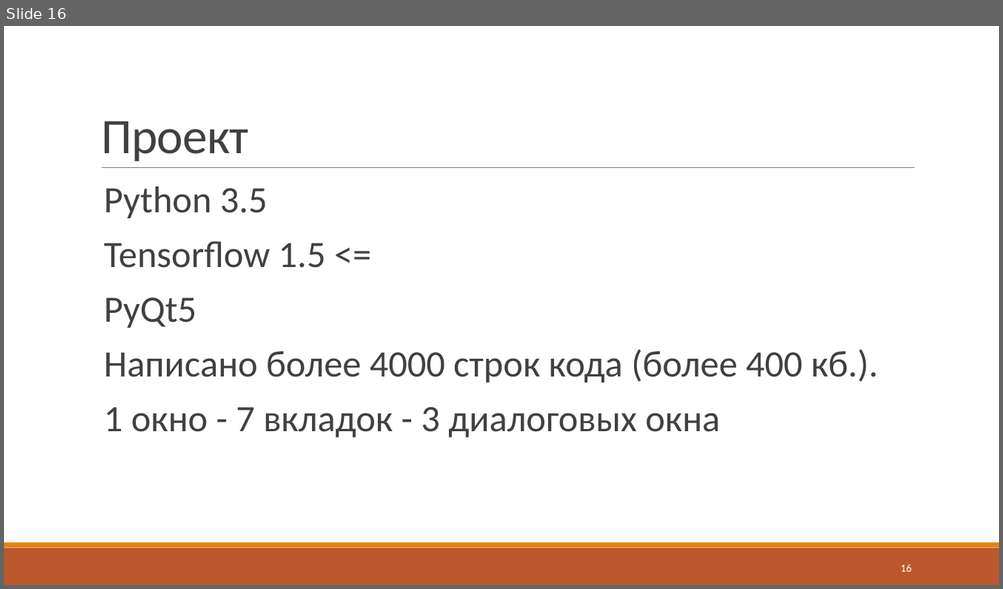
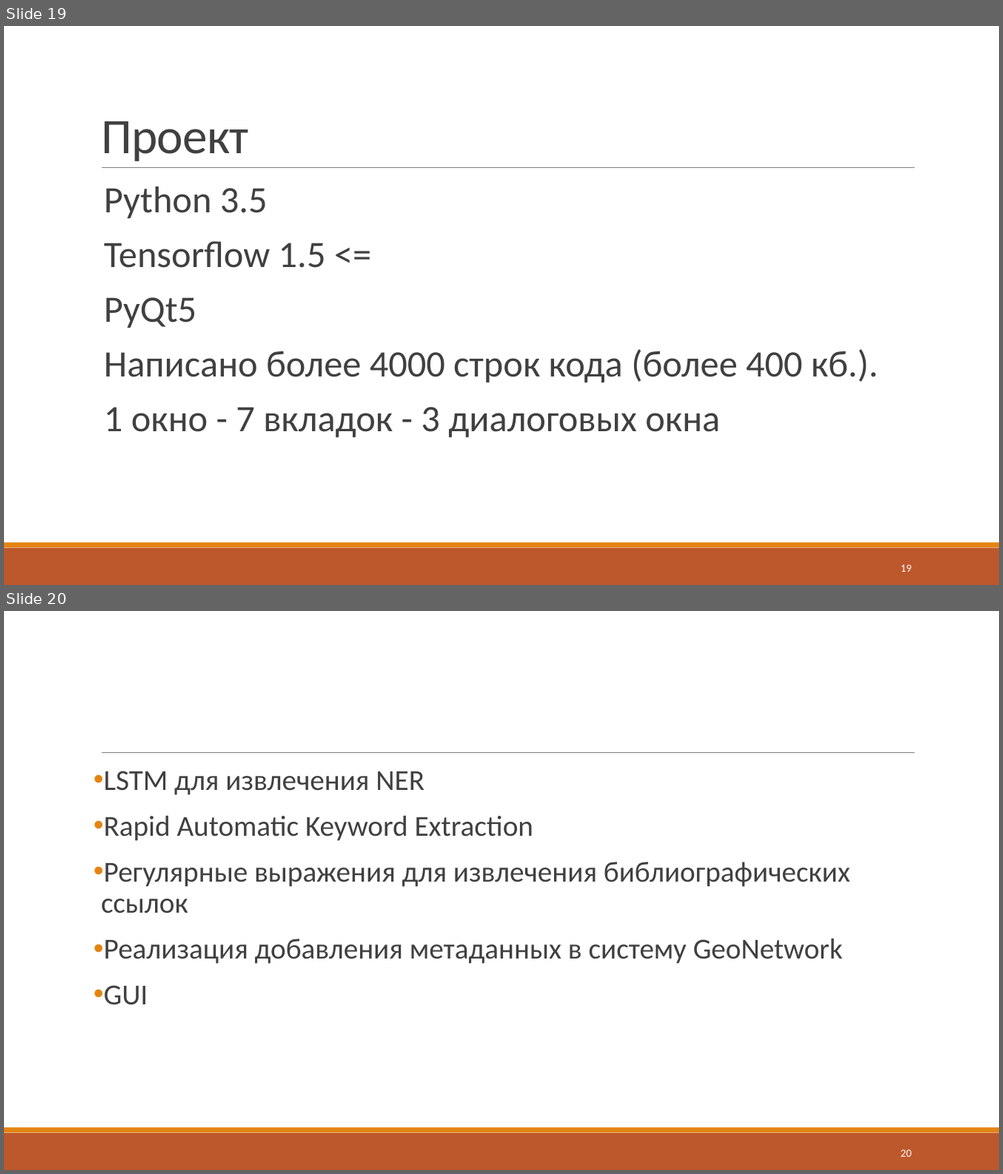
Before and after one commit to J-CITY/METADATA-EXTRACTOR, a slide deck: report.pptx. Shown one above the other, each under a label of ours: slide 16 before the commit, slides 19 and 20 after it. The pictures are 1003x589 and 1003x1174 pixels, drawn with LibreOffice and Linux fonts; fonts in the diff are those of the drawing. Boxes give left, top, right and bottom in pixels: in the first picture for what was removed or moved away, otherwise in the second. Text is boxed around its words. In the diff, an @@ line names an element or a change of style, - is before the commit and + after.

```diff
--- a/report.pptx
+++ b/report.pptx
@@ slide 20 added at (x1=4, y1=611, x2=999, y2=1170), background #FFFFFF; not listed: 3 template elements that a slide beside it also shows @@
@@ text added at (x1=101, y1=771, x2=850, y2=1005), 28 pt, text #404040 @@
+• LSTM для извлечения NER
+• Rapid Automatic Keyword Extraction
+• Регулярные выражения для извлечения библиографических ссылок
+• Реализация добавления метаданных в систему GeoNetwork
+• GUI
@@ page number added at (x1=900, y1=1150, x2=911, y2=1157), 10.5 pt, text #FFFFFF @@
+20
@@ what was slide 16 is now slide 19 @@
@@ page number at (x1=900, y1=565, x2=911, y2=572): text changed @@
-16
+19
```
Also in this commit, not shown: 3 slides changed, 3 other slides added, 2 other files.
